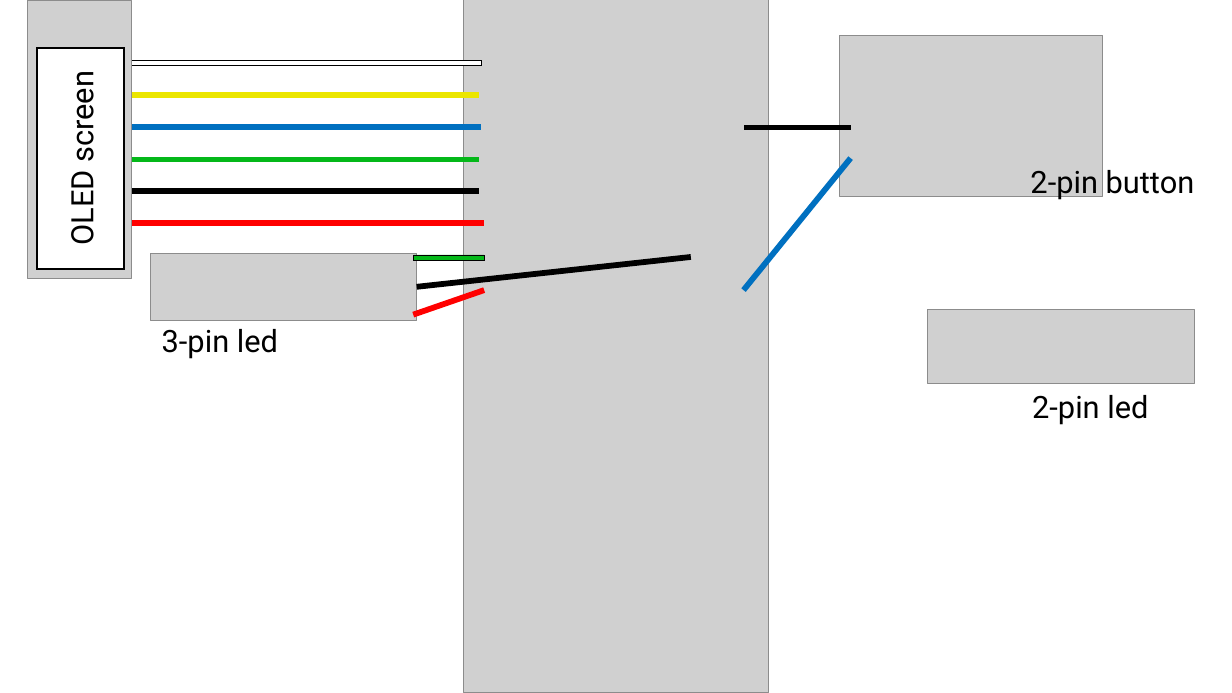
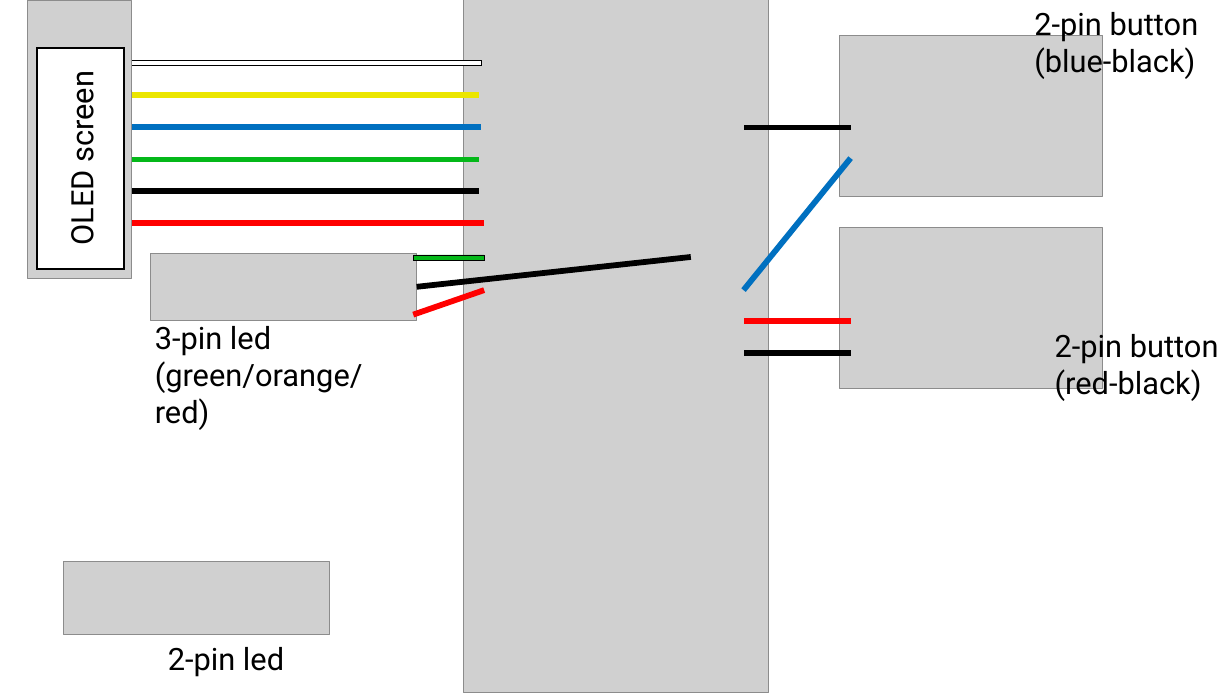
Before and after one commit to irotaicnoc/yahboom_rdk_x3_robot, a slide deck: slide 1 of sunriseRobot/app_SunriseRobot/info/GPIO_pin_connections.pptx. Drawn at 1232x693 pixels with LibreOffice and Linux fonts; fonts in the diff are those of the drawing; grey boxes stand for pictures. Boxes give left, top, right and bottom in pixels: in the first picture for what was removed or moved away, otherwise in the second. Text is boxed around its words. In the diff, an @@ line names an element or a change of style, - is before the commit and + after.

Commit message:
added second physical GPIO button (red-black). Short click: next mode. Long click: toggle GUI mode

```diff
--- a/sunriseRobot/app_SunriseRobot/info/GPIO_pin_connections.pptx
+++ b/sunriseRobot/app_SunriseRobot/info/GPIO_pin_connections.pptx
@@ text "2-pin button": place and size @@
-text "2-pin button" at (1030,170,1195,201)
+text "2-pin button" at (1034,12,1199,80)
@@ text at (1034,44,1195,80): paragraph added @@
+(blue-black)
@@ picture added at (840,228,1103,389) @@
@@ line added from (851, 321) to (744, 321), #FF0000 4.5 pt @@
@@ line added from (851, 353) to (744, 353), #000000 4.5 pt @@
@@ text added at (1055,330,1219,401), 24 pt, text #000000 @@
+2-pin button
+(red-black)
@@ text at (155,361,363,430): paragraph added @@
+(green/orange/red)
@@ picture: place and size @@
-picture at (928,310,1195,383)
+picture at (63,561,329,634)
@@ text "2-pin led": place and size @@
-text "2-pin led" at (1032,395,1148,425)
+text "2-pin led" at (168,647,284,677)
```
Also in this commit, not shown: 2 other files.
